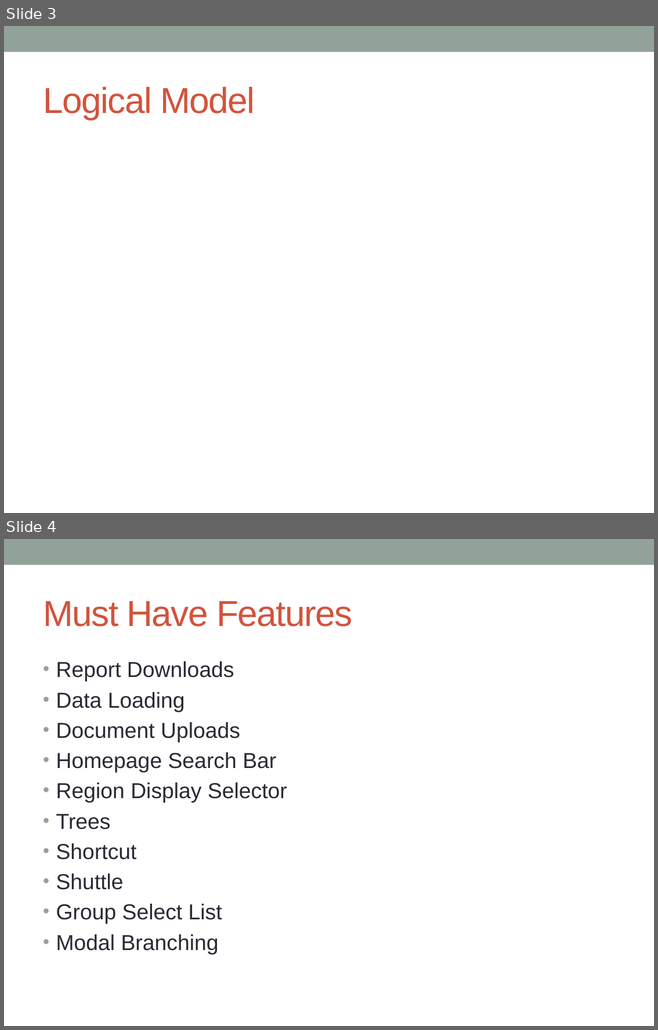
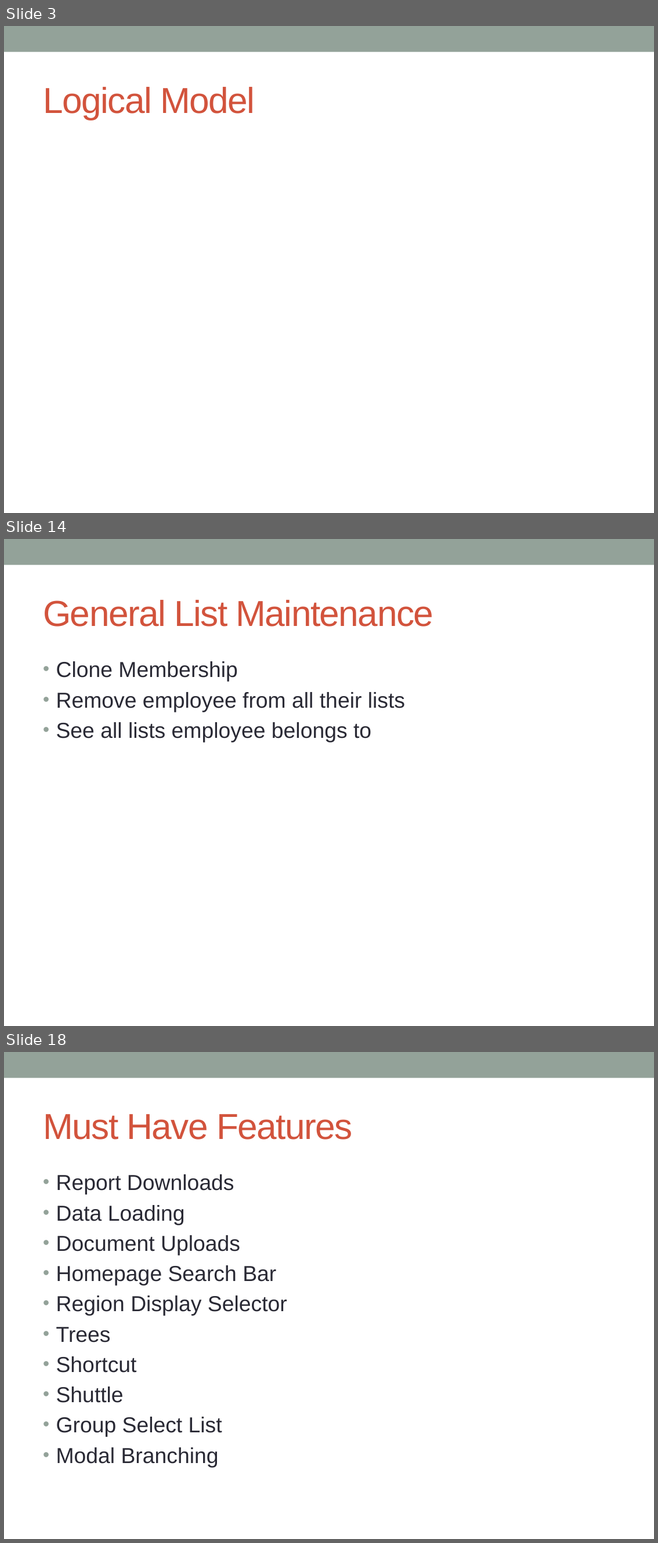
Before and after one commit to cschwendiman/cs347project, a slide deck: project_presentation.pptx. Shown one above the other, each under a label of ours: slides 3 and 4 before the commit, slides 3, 14 and 18 after it; the slides between them are not shown. The pictures are 658x1030 and 658x1543 pixels, drawn with LibreOffice and Linux fonts; fonts in the diff are those of the drawing. Boxes give left, top, right and bottom in pixels: in the first picture for what was removed or moved away, otherwise in the second. Text is boxed around its words. In the diff, an @@ line names an element or a change of style, - is before the commit and + after.

```diff
--- a/project_presentation.pptx
+++ b/project_presentation.pptx
@@ slide 14 added at (4,539,654,1026), background #FFFFFF; not listed: 1 template element that a slide beside it also shows @@
@@ title added at (43,600,434,627), 40 pt, text #D2533C @@
+General List Maintenance
@@ text added at (56,661,405,743), 24 pt, text #292934 @@
+• Clone Membership
+• Remove employee from all their lists
+• See all lists employee belongs to
@@ what was slide 4 is now slide 18 @@
```
Also in this commit, not shown: 13 other slides added.
